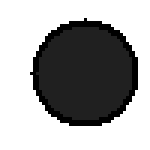
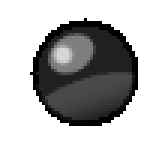
The second 150 × 150 image is a revision of the first. Changes to its layers:
added layer "Final" above "Effects2" over <box>33,33,135,123</box>
added layer "Effects2" (69%) above "Effects" over <box>51,42,75,66</box>
added layer "Effects" (42%) above "Effects3" over <box>45,33,96,78</box>
added layer "Effects3" (19%) above "spr_bullet_0.png" over <box>33,69,135,123</box>
